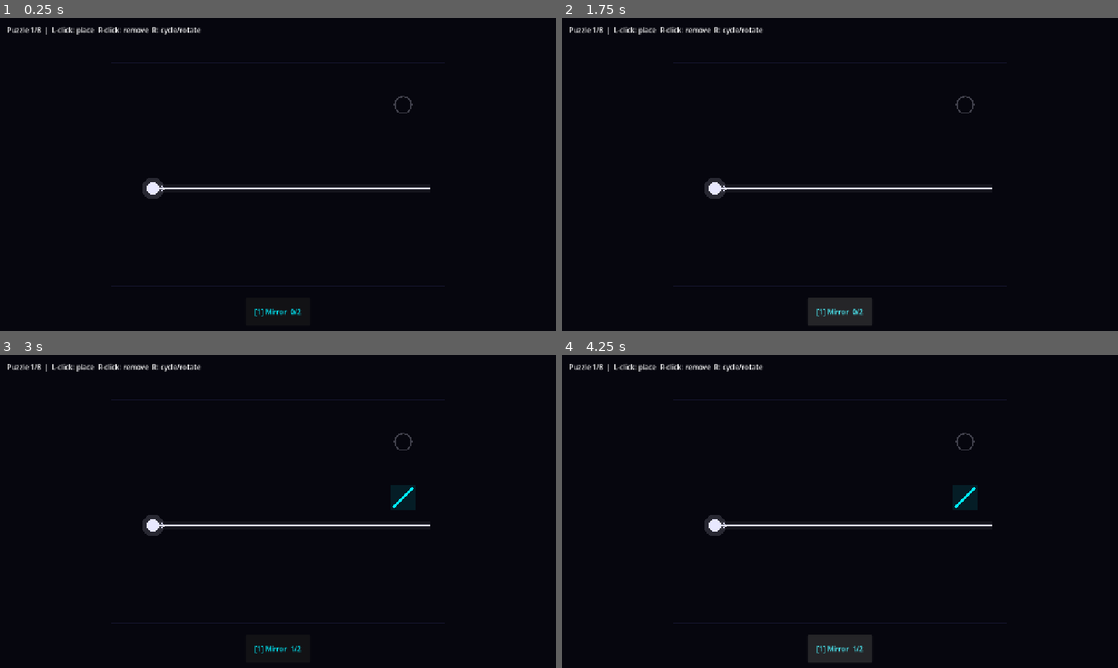
Above: before the commit, frames 1-4 (two rows, left to right).
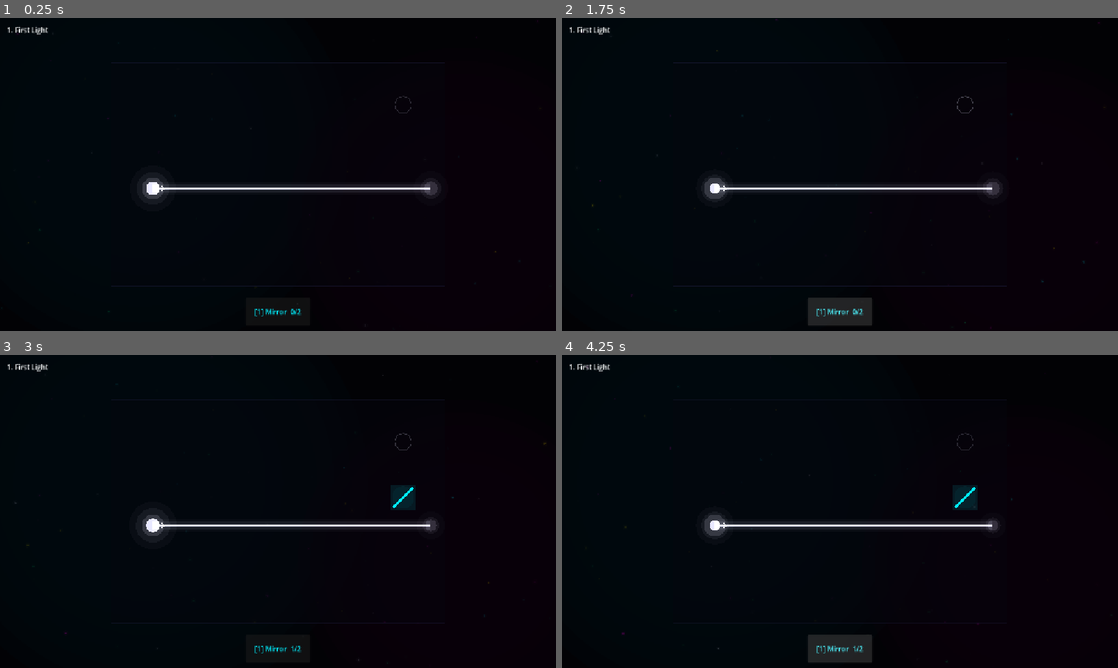
Above: after the commit, the same moments.

Repository: TheIanM/lumatical
Game: Godot game, scene res://scenes/Main.tscn
Same seed, same stepped clock (60 frames per second), same inputs: the game is played once before the commit and once after it.
Inputs (mouse positions are in pixels of both pictures, inside the frame that each line leads up to):
- Up to frame 1 (0.25 s): no input
- Up to frame 2 (1.75 s): click "[1] Mirror 0/2" at 0.5 s; click "[1] Mirror 0/2" at 1.25 s
- Up to frame 3 (3 s): click "[1] Mirror 0/2" at 2 s; tap Enter at 2.75 s; move the mouse to (400, 495) at 2.77 s; tap 1 at 2.85 s; click (400, 495) at 2.92 s
- Up to frame 4 (4.25 s): tap Space at 3.02 s; click "[1] Mirror 1/2" at 3.5 s

The runs differ from the first frame. In frame 1, 0.8% of the frame differs, in the area x 1-90%, y 2-94%; in frame 2, 0.8%; in frame 3, 0.8%; in frame 4, 0.8%.

Commit message:
Add neon bloom, animated background, and living grid elements
Major visual overhaul inspired by the Waves aesthetic — deep void,
additive light bloom, and atmospheric depth. All effects are achieved
in gl_compatibility mode without WorldEnvironment post-processing.

BeamLayer:
- Switched to additive blend mode (CanvasItemMaterial) so overlapping
  beams naturally create bright hotspots at intersections.
- Five-layer glow per segment: ultra-wide halo, wide glow, mid bloom,
  bright inner glow, and near-white hot core.
- Subtle per-segment pulse using sin(time) so beams breathe like light.
- Radial glow flares at every segment endpoint (where beams hit tools).

Background (new):
- 80 drifting dust-mote particles in GDD neon colors, each with
  independent velocity, flicker rate, and alpha — wrapping around screen.
- Two slowly shifting radial gradients (cyan and magenta tinted) that
  breathe and drift, creating the "deep dark aquarium" feeling.
- Deterministic seed so particles don't jump on reload.

Grid:
- _process-driven continuous animation via queue_redraw each frame.
- Breathing grid lines with subtle opacity pulse.
- Pulsing border that suggests a contained arena.
- Dark translucent arena floor behind the grid for depth.
- Source orbs now have multi-layer pulsing auras (3 glow rings).
- Hit targets pulse with colored glow when activated; unhit targets
  breathe dimly with per-cell phase offset.
- Mirrors and prisms get soft glow halos.
- Blockers get a red-tinged border for an ominous feel.

Color & contrast:
- Deepened the void clear color from 0.024 to 0.008 — near-pure black.
- Added puzzle names to all levels ("First Light", "Spectrum", etc.)
  displayed in the status bar.
- Deepened solve overlay to match the new void color.

💘 Generated with Crush

Diff:
--- a/project.godot
+++ b/project.godot
@@ -26,4 +26,4 @@
 
 renderer/rendering_method="gl_compatibility"
 renderer/rendering_method.mobile="gl_compatibility"
-environment/defaults/default_clear_color=Color(0.024, 0.024, 0.055, 1)
+environment/defaults/default_clear_color=Color(0.008, 0.008, 0.02, 1)
--- a/scenes/Main.tscn
+++ b/scenes/Main.tscn
@@ -1,16 +1,24 @@
-[gd_scene load_steps=4 format=3]
+[gd_scene load_steps=6 format=3]
 
 [ext_resource type="Script" path="res://src/main.gd" id="1_main"]
 [ext_resource type="Script" path="res://src/grid.gd" id="2_grid"]
 [ext_resource type="Script" path="res://src/beam_layer.gd" id="3_beams"]
+[ext_resource type="Script" path="res://src/background.gd" id="4_bg"]
+
+[sub_resource type="CanvasItemMaterial" id="CanvasItemMaterial_beams"]
+blend_mode = 1
 
 [node name="Main" type="Node2D"]
 script = ExtResource("1_main")
+
+[node name="Background" type="Node2D" parent="."]
+script = ExtResource("4_bg")
 
 [node name="Grid" type="Node2D" parent="."]
 script = ExtResource("2_grid")
 
 [node name="BeamLayer" type="Node2D" parent="."]
+material = SubResource("CanvasItemMaterial_beams")
 script = ExtResource("3_beams")
 
 [node name="UI" type="CanvasLayer" parent="."]
--- /dev/null
+++ b/src/background.gd
@@ -0,0 +1,124 @@
+class_name Background
+extends Node2D
+
+## Animated background for Lumatical.
+##
+## Creates a sense of depth with two layers:
+## 1. A slowly breathing radial gradient that shifts hue over time.
+## 2. Drifting dust-mote particles — faint until they wander near a beam,
+##    then they briefly light up like motes caught in a flashlight.
+##
+## The effect is subtle and hypnotic, never distracting — matching the
+## "deep dark aquarium" feeling described in the GDD.
+
+const PARTICLE_COUNT := 80
+
+var _time: float = 0.0
+var _particles: Array = []
+var _viewport_size: Vector2
+
+
+func _ready() -> void:
+	_viewport_size = get_viewport_rect().size
+	_spawn_particles()
+
+
+func _process(delta: float) -> void:
+	_time += delta
+	_viewport_size = get_viewport_rect().size
+
+	for p in _particles:
+		p["pos"] += p["vel"] * delta
+		# Wrap around screen edges
+		if p["pos"].x < -20:
+			p["pos"].x = _viewport_size.x + 20
+		elif p["pos"].x > _viewport_size.x + 20:
+			p["pos"].x = -20
+		if p["pos"].y < -20:
+			p["pos"].y = _viewport_size.y + 20
+		elif p["pos"].y > _viewport_size.y + 20:
+			p["pos"].y = -20
+
+	queue_redraw()
+
+
+func _draw() -> void:
+	_draw_breathing_void()
+	_draw_particles()
+
+
+func _draw_breathing_void() -> void:
+	# Two large radial gradients that slowly breathe and shift,
+	# creating the feeling of looking into a deep, living darkness.
+	var breath := 0.5 + sin(_time * 0.3) * 0.5
+
+	var center1 := Vector2(
+		_viewport_size.x * (0.25 + sin(_time * 0.07) * 0.08),
+		_viewport_size.y * (0.35 + cos(_time * 0.05) * 0.06),
+	)
+	var center2 := Vector2(
+		_viewport_size.x * (0.75 + cos(_time * 0.06) * 0.08),
+		_viewport_size.y * (0.65 + sin(_time * 0.08) * 0.06),
+	)
+
+	var r1 := _viewport_size.length() * (0.3 + breath * 0.05)
+	var r2 := _viewport_size.length() * (0.25 + (1.0 - breath) * 0.05)
+
+	# Cyan-tinted glow — very faint
+	_draw_radial_gradient(center1, r1, Color(0.0, 0.04, 0.06, 1.0))
+	# Magenta-tinted glow — very faint, offset
+	_draw_radial_gradient(center2, r2, Color(0.04, 0.0, 0.04, 1.0))
+
+
+func _draw_radial_gradient(center: Vector2, radius: float, col: Color) -> void:
+	# Approximate a radial gradient with concentric circles using additive-ish
+	# blending (just low-alpha draws since Background doesn't use additive mode).
+	var steps := 12
+	for i in range(steps):
+		var t := float(i) / float(steps - 1)
+		var r := radius * (1.0 - t * 0.85)
+		var alpha := col.a * (1.0 - t) * 0.3
+		draw_circle(center, r, Color(col.r, col.g, col.b, alpha))
+
+
+func _draw_particles() -> void:
+	for p in _particles:
+		var phase := sin(_time * p["flicker_speed"] + p["flicker_offset"])
+		var brightness := 0.5 + phase * 0.5
+		var col: Color = p["color"]
+		var a: float = float(p["base_alpha"]) * brightness
+
+		# Soft glow
+		draw_circle(p["pos"], p["size"] * 2.5, Color(col.r, col.g, col.b, a * 0.15))
+		# Core
+		draw_circle(p["pos"], p["size"], Color(col.r, col.g, col.b, a))
+
+
+func _spawn_particles() -> void:
+	var rng := RandomNumberGenerator.new()
+	rng.seed = hash("lumatical_bg") # Deterministic so particles don't jump on reload
+
+	var palette := [
+		Color(0.0, 0.94, 1.0),   # Cyan
+		Color(1.0, 0.0, 0.9),    # Magenta
+		Color(0.91, 0.91, 1.0),  # White
+		Color(0.0, 1.0, 0.53),   # Green
+		Color(1.0, 0.9, 0.0),    # Yellow
+	]
+
+	for i in range(PARTICLE_COUNT):
+		_particles.append({
+			"pos": Vector2(
+				rng.randf() * _viewport_size.x,
+				rng.randf() * _viewport_size.y,
+			),
+			"vel": Vector2(
+				rng.randf_range(-8.0, 8.0),
+				rng.randf_range(-6.0, 6.0),
+			),
+			"size": rng.randf_range(1.0, 2.5),
+			"color": palette[rng.randi() % palette.size()],
+			"base_alpha": rng.randf_range(0.06, 0.18),
+			"flicker_speed": rng.randf_range(0.5, 2.0),
+			"flicker_offset": rng.randf() * TAU,
+		})
--- a/src/beam_layer.gd
+++ b/src/beam_layer.gd
@@ -3,12 +3,13 @@
 
 ## Renders beam segments produced by BeamSimulator.
 ##
-## Draws each segment three times (wide-dim, mid-glow, bright-core) to
-## approximate the neon bloom aesthetic described in the GDD. Positioned
-## as a sibling of Grid at the same offset, so both share the same
-## local coordinate system.
+## Uses additive blending with five concentric glow layers to approximate
+## the neon bloom aesthetic: a wide faint halo, progressively brighter and
+## narrower mid-glow layers, and a hot bright core. Additive blending makes
+## overlapping beams naturally create bright hotspots at intersections.
 
 var _segments: Array = []
+var _time: float = 0.0
 
 
 func set_segments(segments: Array) -> void:
@@ -16,12 +17,51 @@
 	queue_redraw()
 
 
+func _process(_delta: float) -> void:
+	_time += _delta
+	queue_redraw()
+
+
 func _draw() -> void:
 	for seg in _segments:
-		var col: Color = seg.color
-		# Outer glow — wide and very faint
-		draw_line(seg.start, seg.end, Color(col.r, col.g, col.b, 0.06), 18.0)
-		# Mid glow
-		draw_line(seg.start, seg.end, Color(col.r, col.g, col.b, 0.18), 9.0)
-		# Core beam — thin and bright
-		draw_line(seg.start, seg.end, col, 3.0)
+		_draw_beam_segment(seg)
+
+	# Draw radial glow at every segment endpoint — these are where beams
+	# interact with tools (mirrors, prisms, targets) and should feel "hot"
+	for seg in _segments:
+		_draw_endpoint_glow(seg.end, seg.color, seg.intensity)
+
+
+func _draw_beam_segment(seg) -> void:
+	var col: Color = seg.color
+	var i: float = seg.intensity
+
+	# Subtle pulse — beams breathe slightly like living light
+	var pulse := 1.0 + sin(_time * 3.0 + seg.start.x * 0.01) * 0.06
+	var i_p := i * pulse
+
+	# Layer 1: Ultra-wide halo — very faint, creates ambient light spill
+	draw_line(seg.start, seg.end, Color(col.r, col.g, col.b, 0.03 * i_p), 28.0)
+
+	# Layer 2: Wide glow
+	draw_line(seg.start, seg.end, Color(col.r, col.g, col.b, 0.07 * i_p), 18.0)
+
+	# Layer 3: Mid glow — the main bloom body
+	draw_line(seg.start, seg.end, Color(col.r, col.g, col.b, 0.15 * i_p), 10.0)
+
+	# Layer 4: Bright inner glow
+	draw_line(seg.start, seg.end, Color(col.r, col.g, col.b, 0.4 * i_p), 5.0)
+
+	# Layer 5: Hot core — near-white at center for intensity > 0.5
+	var core_col := col.lerp(Color.WHITE, 0.4 * i_p)
+	draw_line(seg.start, seg.end, core_col, 2.0)
+
+
+func _draw_endpoint_glow(pos: Vector2, col: Color, intensity: float) -> void:
+	var pulse := 1.0 + sin(_time * 4.0) * 0.15
+	var r := 14.0 * intensity * pulse
+
+	# Soft radial glow at beam endpoints
+	draw_circle(pos, r * 2.5, Color(col.r, col.g, col.b, 0.02 * intensity))
+	draw_circle(pos, r * 1.5, Color(col.r, col.g, col.b, 0.06 * intensity))
+	draw_circle(pos, r, Color(col.r, col.g, col.b, 0.12 * intensity))
--- a/src/grid.gd
+++ b/src/grid.gd
@@ -53,6 +53,8 @@
 const C_BLOCKER := Color(0.18, 0.18, 0.22)
 const C_HOVER := Color(1, 1, 1, 0.06)
 
+var _time: float = 0.0
+
 # Filter colors — indexed by the int stored in `filters`
 const FILTER_COLORS := [
 	Color(1.0, 0.2, 0.33),   # RED
@@ -64,6 +66,11 @@
 # ── Lifecycle ────────────────────────────────────────────────────────────────
 
 func _ready() -> void:
+	queue_redraw()
+
+
+func _process(delta: float) -> void:
+	_time += delta
 	queue_redraw()
 
 
@@ -85,21 +92,30 @@
 func _draw_grid_lines() -> void:
 	var total_w := grid_width * cell_size
 	var total_h := grid_height * cell_size
+	# Arena floor — dark translucent backdrop gives the grid depth
+	draw_rect(Rect2(0, 0, total_w, total_h), Color(0.02, 0.02, 0.05, 0.5), true)
+	# Breathing grid — subtle opacity pulse
+	var breath := 0.6 + sin(_time * 0.8) * 0.15
+	var grid_col := Color(C_GRID.r, C_GRID.g, C_GRID.b, C_GRID.a * breath)
 	for x in range(grid_width + 1):
 		var xp := x * cell_size
-		draw_line(Vector2(xp, 0), Vector2(xp, total_h), C_GRID, 1.0)
+		draw_line(Vector2(xp, 0), Vector2(xp, total_h), grid_col, 1.0)
 	for y in range(grid_height + 1):
 		var yp := y * cell_size
-		draw_line(Vector2(0, yp), Vector2(total_w, yp), C_GRID, 1.0)
-	# Bright border
-	draw_rect(Rect2(0, 0, total_w, total_h), C_GRID_BORDER, false, 2.0)
+		draw_line(Vector2(0, yp), Vector2(total_w, yp), grid_col, 1.0)
+	# Bright border with subtle pulse
+	var border_glow := 0.7 + sin(_time * 1.2) * 0.2
+	draw_rect(Rect2(0, 0, total_w, total_h), Color(C_GRID_BORDER.r, C_GRID_BORDER.g, C_GRID_BORDER.b, border_glow), false, 2.0)
 
 
 func _draw_blockers() -> void:
 	for pos in blockers:
 		var c := _cell_center(pos)
 		var s := cell_size * 0.6
+		# Dark fill
 		draw_rect(Rect2(c.x - s / 2.0, c.y - s / 2.0, s, s), C_BLOCKER, true)
+		# Subtle red-tinged border — feels ominous
+		draw_rect(Rect2(c.x - s / 2.0, c.y - s / 2.0, s, s), Color(0.3, 0.1, 0.12, 0.6), false, 1.5)
 
 
 func _draw_targets() -> void:
@@ -108,12 +124,18 @@
 		var hit := _hit_targets.has(pos)
 		var r := cell_size * 0.3
 		var base_col: Color = targets[pos]["color"]
-		var col := base_col if hit else Color(base_col.r, base_col.g, base_col.b, 0.25)
-		# Ring
-		draw_arc(c, r, 0, TAU, 36, col, 3.0)
-		# Filled dot when hit
 		if hit:
-			draw_circle(c, r * 0.55, col)
+			# Hit target — pulsing glow when activated
+			var pulse := 1.0 + sin(_time * 4.0) * 0.15
+			draw_circle(c, r * 2.0 * pulse, Color(base_col.r, base_col.g, base_col.b, 0.08))
+			draw_circle(c, r * 1.4, Color(base_col.r, base_col.g, base_col.b, 0.15))
+			draw_arc(c, r * pulse, 0, TAU, 36, base_col, 3.0)
+			draw_circle(c, r * 0.55 * pulse, base_col)
+		else:
+			# Unhit — dim ring with slow breathing
+			var breath := 0.2 + sin(_time * 1.5 + pos.x * 0.5) * 0.05
+			var col := Color(base_col.r, base_col.g, base_col.b, breath)
+			draw_arc(c, r, 0, TAU, 36, col, 2.0)
 
 
 func _draw_mirrors() -> void:
@@ -121,6 +143,9 @@
 		var orient: int = int(mirrors[pos])
 		var c := _cell_center(pos)
 		var h := cell_size * 0.35
+		# Soft glow halo
+		var glow_r := cell_size * 0.4
+		draw_circle(c, glow_r, Color(C_MIRROR.r, C_MIRROR.g, C_MIRROR.b, 0.04))
 		if orient == 0:  # "/"
 			draw_line(c + Vector2(-h, h), c + Vector2(h, -h), C_MIRROR, 4.0)
 		else:            # "\"
@@ -132,6 +157,8 @@
 		var orient: int = int(prisms[pos])
 		var c := _cell_center(pos)
 		var s := cell_size * 0.3
+		# Soft glow halo
+		draw_circle(c, cell_size * 0.4, Color(C_PRISM.r, C_PRISM.g, C_PRISM.b, 0.04))
 		# Triangle — the classic prism shape. Orientation flips it vertically.
 		var pts := PackedVector2Array()
 		if orient == 0:
@@ -186,10 +213,14 @@
 	for src in sources:
 		var c := _cell_center(src["pos"])
 		var r := cell_size * 0.22
-		# Soft glow
+		var pulse := 1.0 + sin(_time * 2.5) * 0.12
+		# Outer aura — wide and very faint, pulses
+		draw_circle(c, r * 3.5 * pulse, Color(C_SOURCE.r, C_SOURCE.g, C_SOURCE.b, 0.03))
+		draw_circle(c, r * 2.5 * pulse, Color(C_SOURCE.r, C_SOURCE.g, C_SOURCE.b, 0.06))
+		# Mid glow
 		draw_circle(c, r * 1.8, C_SOURCE_GLOW)
-		# Core
-		draw_circle(c, r, C_SOURCE)
+		# Core — bright white-hot
+		draw_circle(c, r * pulse, C_SOURCE)
 		# Direction arrow
 		var d := Vector2(src["direction"])
 		var tip := c + d * cell_size * 0.42
--- a/src/main.gd
+++ b/src/main.gd
@@ -23,6 +23,7 @@
 	# ── Chapter I: Mirrors ──
 	# Puzzle 1: One corner — learn mirrors redirect light.
 	{
+		"name": "First Light",
 		"sources": [{"pos": Vector2i(1, 4), "direction": Vector2i(1, 0), "color": BEAM_COLOR, "intensity": 1.0}],
 		"targets": {Vector2i(10, 1): {"color": BEAM_COLOR}},
 		"blockers": [],
@@ -31,6 +32,7 @@
 	},
 	# Puzzle 2: Blocker forces a detour — route around obstacles.
 	{
+		"name": "Detour",
 		"sources": [{"pos": Vector2i(1, 1), "direction": Vector2i(0, 1), "color": BEAM_COLOR, "intensity": 1.0}],
 		"targets": {Vector2i(10, 6): {"color": BEAM_COLOR}},
 		"blockers": [Vector2i(1, 6)],
@@ -39,6 +41,7 @@
 	},
 	# Puzzle 3: Two corners, no blocker — plan a multi-step path.
 	{
+		"name": "The Long Way",
 		"sources": [{"pos": Vector2i(1, 1), "direction": Vector2i(0, 1), "color": BEAM_COLOR, "intensity": 1.0}],
 		"targets": {Vector2i(10, 1): {"color": BEAM_COLOR}},
 		"blockers": [],
@@ -48,6 +51,7 @@
 	# ── Chapter II: Prisms & Color ──
 	# Puzzle 4: Meet the prism — split white into red and green, one mirror.
 	{
+		"name": "Spectrum",
 		"sources": [{"pos": Vector2i(1, 4), "direction": Vector2i(1, 0), "color": BEAM_COLOR, "intensity": 1.0}],
 		"targets": {
 			Vector2i(10, 1): {"color": C_RED},
@@ -59,6 +63,7 @@
 	},
 	# Puzzle 5: Full spectrum — split into RGB, mirrors for red and blue.
 	{
+		"name": "Full Spectrum",
 		"sources": [{"pos": Vector2i(1, 4), "direction": Vector2i(1, 0), "color": BEAM_COLOR, "intensity": 1.0}],
 		"targets": {
 			Vector2i(10, 1): {"color": C_RED},
@@ -71,6 +76,7 @@
 	},
 	# Puzzle 6: Filter and bend — extract blue from white, route around blocker.
 	{
+		"name": "Sieve",
 		"sources": [{"pos": Vector2i(1, 1), "direction": Vector2i(0, 1), "color": BEAM_COLOR, "intensity": 1.0}],
 		"targets": {Vector2i(10, 6): {"color": C_BLUE}},
 		"blockers": [Vector2i(1, 6)],
@@ -80,6 +86,7 @@
 	},
 	# Puzzle 7: Beam split — duplicate a beam to hit two targets.
 	{
+		"name": "Twin Beams",
 		"sources": [{"pos": Vector2i(1, 4), "direction": Vector2i(1, 0), "color": BEAM_COLOR, "intensity": 1.0}],
 		"targets": {
 			Vector2i(10, 1): {"color": BEAM_COLOR},
@@ -91,6 +98,7 @@
 	},
 	# Puzzle 8: Split decision — prism + splitter to reach two green targets.
 	{
+		"name": "Split Decision",
 		"sources": [{"pos": Vector2i(1, 4), "direction": Vector2i(1, 0), "color": BEAM_COLOR, "intensity": 1.0}],
 		"targets": {
 			Vector2i(10, 4): {"color": C_GREEN},
@@ -149,7 +157,7 @@
 	var ui: CanvasLayer = $UI
 
 	_overlay = ColorRect.new()
-	_overlay.color = Color(0.024, 0.024, 0.055, 0.88)
+	_overlay.color = Color(0.004, 0.004, 0.01, 0.92)
 	_overlay.set_anchors_preset(Control.PRESET_FULL_RECT)
 	_overlay.visible = false
 	ui.add_child(_overlay)
@@ -358,9 +366,8 @@
 func _update_status() -> void:
 	if _solved:
 		return
-	status_label.text = "Puzzle %d/%d  |  L-click: place  R-click: remove  R: cycle/rotate" % [
-		_current_level + 1, LEVELS.size(),
-	]
+	var level_name: String = LEVELS[_current_level].get("name", "Untitled")
+	status_label.text = "%d. %s" % [_current_level + 1, level_name]
 	_update_toolbelt()
 
 
Not shown, changed: suggestions.md
Not shown, changed: task-list.md
